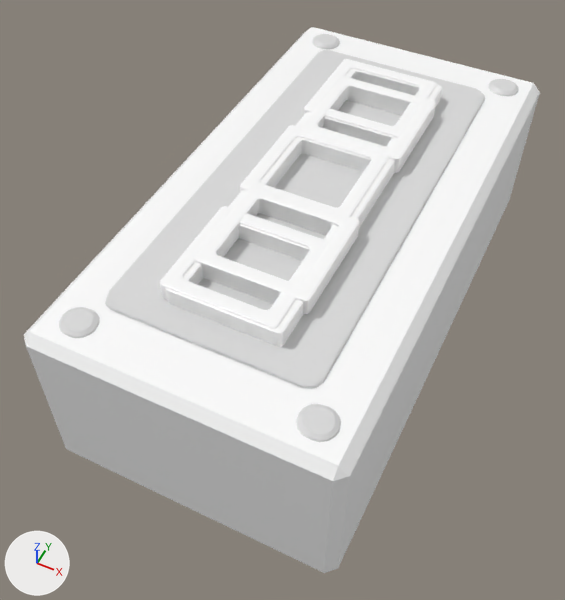
One commit to the FBX model Assets/Models/batteryPieces.fbx: the scene before it, then after it.
Before and after are seen from a 50 mm lens placed at (0.105, -0.23, 0.285), pointed at (-0.001, -0.018, 0.02). The lights are fixed; the arrows at lower left show +X, +Y and +Z. Where no turn or scale is listed for an object, it has been applied to the vertices.

The first picture shows 'bat_1F_3MStag', 'bat_2F_2M', 'bat_2F_3MRow', 'bat_2F_3MStag', 'bat_3F_2M', 'bat_3F_3MStag'.
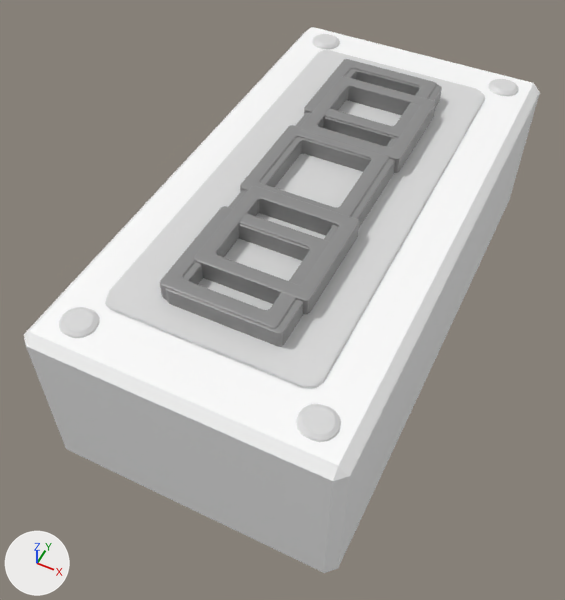
The newer file is also rescaled (x1.207), turned or shifted as a whole; pictures and numbers use the older file's frame.

Diff of the bpy script that builds the scene:
```diff
--- a/Assets/Models/batteryPieces.fbx.py
+++ b/Assets/Models/batteryPieces.fbx.py
@@ mat_g1 @@
+mat_g1 = principled_material('G1')
+mat_g1.base_color = (0.268, 0.268, 0.268)  # grey #8d8d8d
+mat_g1.roughness = 0.4
@@ me_cube_163 @@
 me_cube_163.from_pydata(...)  # 676 vertices, 470 faces; spans x -0.06..0.063, y -0.118..0.118, z -0.022..0.083
 # used by ob_bat_1f_3mstag; location = (0.0065, 0.0, 0.0)
+# me_cube_163 part 2: 112 of the faces centred in x -0.022..0.024, y -0.024..0.022, z 0.075..0.083 switch from mat_g2 (white #ffffff) to mat_g1 (grey #8d8d8d)
 me_cube_163.materials.append(mat_g5)
@@ me_cube_138 @@
 me_cube_138.from_pydata(...)  # 900 vertices, 694 faces; spans x -0.06..0.063, y -0.118..0.119, z -0.022..0.083
 # used by ob_bat_3f_3mstag; location = (0.0065, 0.0, 0.0)
+# me_cube_138 part 1: 336 of the faces centred in x -0.022..0.024, y -0.083..0.081, z 0.076..0.083 switch from mat_g2 (white #ffffff) to mat_g1 (grey #8d8d8d)
 me_cube_138.materials.append(mat_g5)
@@ me_cube_098 @@
 me_cube_098.from_pydata(...)  # 788 vertices, 582 faces; spans x -0.061..0.061, y -0.119..0.118, z -0.022..0.084
 # used by ob_bat_2f_3mrow; location = (0.008, 0.0, 0.0)
+# me_cube_098 part 4: all 224 faces centred in x -0.022..0.025, y -0.066..0.067, z 0.077..0.084 switch from mat_g2 (white #ffffff) to mat_g1 (grey #8d8d8d)
 me_cube_098.materials.append(mat_g5)
@@ me_cube_215 @@
 me_cube_215.from_pydata(...)  # 788 vertices, 629 faces; spans x -0.06..0.063, y -0.118..0.119, z -0.022..0.084
 # used by ob_bat_3f_2m; location = (0.0065, 0.0, 0.0)
+# me_cube_215 part 3: 336 of the faces centred in x -0.025..0.022, y -0.082..0.082, z 0.076..0.084 switch from mat_g2 (white #ffffff) to mat_g1 (grey #8d8d8d)
 me_cube_215.materials.append(mat_g5)
```

Pixel boxes [x1, y1, x2, y2] of what changed, in the pictures (565 x 600 px):
part 1 of me_cube_138, recoloured (white to grey)
    both: [165, 69, 442, 347]
part 2 of me_cube_163, recoloured
    both: [267, 142, 395, 228]
part 3 of me_cube_215, recoloured (white to grey)
    both: [160, 59, 437, 328]
part 4 of me_cube_098, recoloured (white to grey)
    both: [194, 76, 436, 314]
